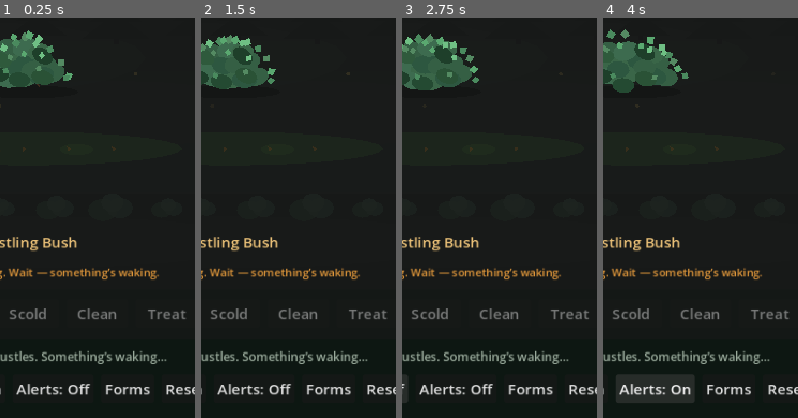
Above: before the commit, frames 1-4 (left to right).
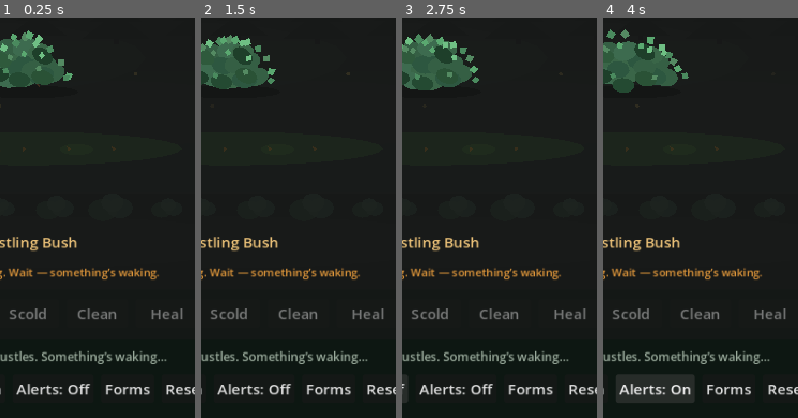
Above: after the commit, the same moments.

Repository: rgarn023/JimothyPet
Game: Godot game, scene res://scenes/main.tscn
Two runs of this game, one before a commit and one after it. Both use one fixed random seed, a clock stepped at 60 frames per second and the inputs below.
Inputs:
- Up to frame 1 (0.25 s): no input
- Up to frame 2 (1.5 s): click "BG: On" at 0.5 s; click "BG: Off" at 1.25 s
- Up to frame 3 (2.75 s): click "Jimothy: On" at 2 s
- Up to frame 4 (4 s): click "Jimothy: Off" at 2.75 s; click "Alerts: Off" at 3.5 s
The pictures show only the part of the screen within x 43-93%, y 50-100%; the shares and areas given below are measured in that part.

The runs differ from the first frame. In frame 1, 0.2% of the frame differs, in the area x 75-95%, y 72-76%; in frame 2, 0.2%; in frame 3, 0.2%, in the area x 76-96%, y 72-76%; in frame 4, 0.2%.

Commit message:
Rename care action Treat to Heal
Co-authored-by: rgarn023 <rgarn023@users.noreply.github.com>

Diff:
--- a/godot/scenes/main.tscn
+++ b/godot/scenes/main.tscn
@@ -299,8 +299,8 @@
 layout_mode = 2
 size_flags_horizontal = 3
 disabled = true
-tooltip_text = "Treat illness when he’s sick"
-text = "Treat"
+tooltip_text = "Heal him when he’s sick"
+text = "Heal"
 
 [node name="HintLabel" type="Label" parent="Margin/VBox"]
 unique_name_in_owner = true
--- a/godot/scripts/main.gd
+++ b/godot/scripts/main.gd
@@ -573,7 +573,7 @@
 	elif not PetState.alive:
 		hint_label.text = "His cryptid life is complete. You can raise another kit."
 	elif PetState.sick:
-		hint_label.text = "He’s under the weather — use Treat when you can."
+		hint_label.text = "He’s under the weather — use Heal when you can."
 	elif PetState.stage == "baby":
 		hint_label.text = "Tap Jimothy for smiles and hops. Too tiny for a full night run yet."
 	else:
Not shown, changed: README.md
Not shown, changed: dist/Jimothy-godot-only-4.7.1.zip
Not shown, changed: dist/Jimothy-web.zip
Not shown, changed: dist/JimothyPet-godot-4.7.1.zip
Not shown, changed: index.html
Not shown, changed: js/game.js
Not shown, changed: sw.js
